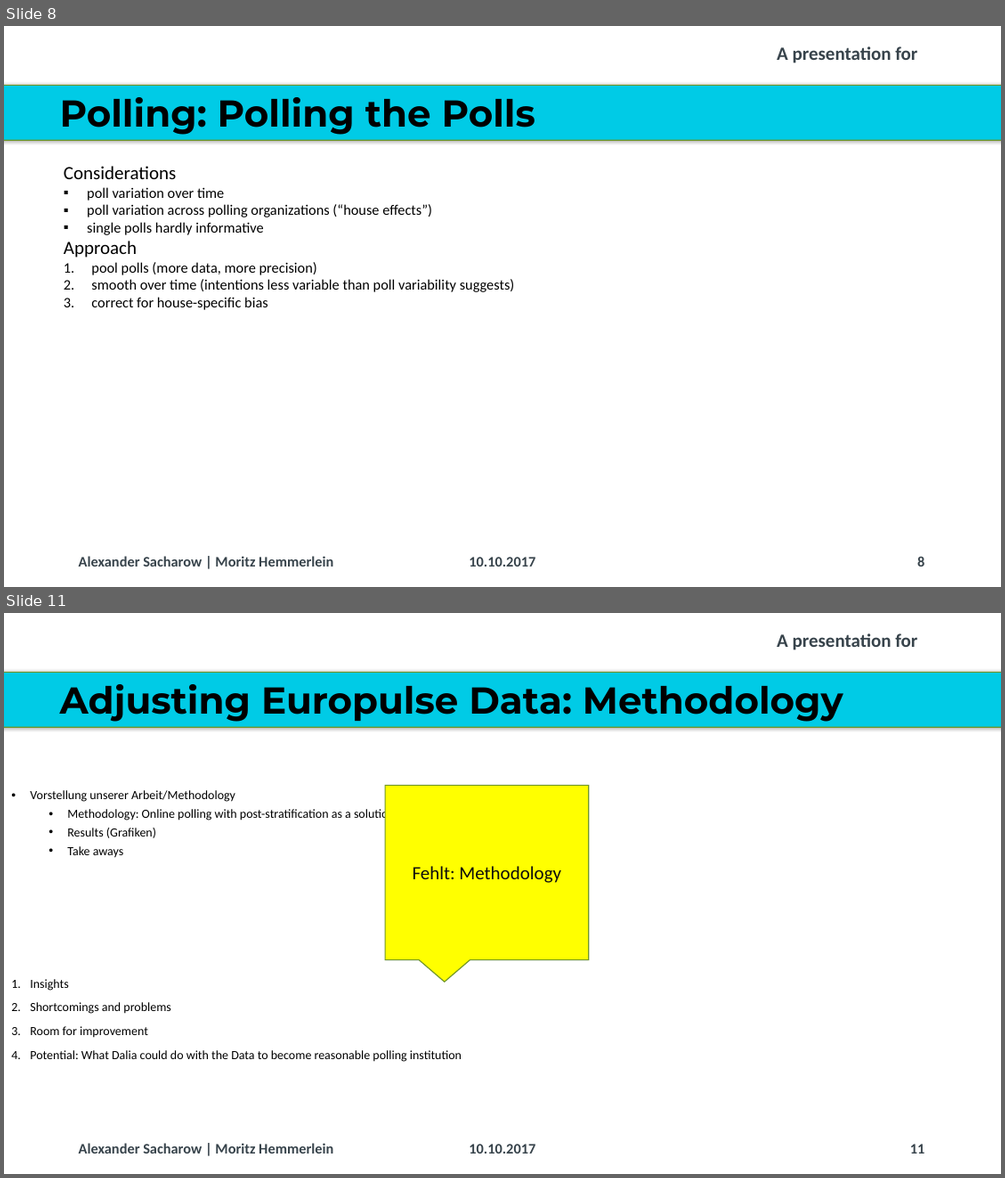
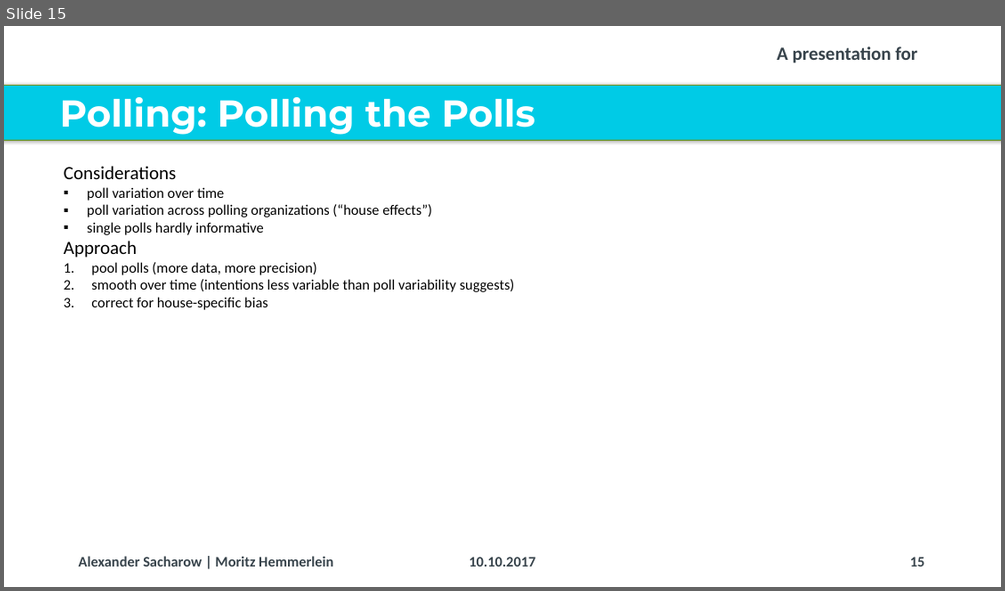
Before and after one commit to Corrod3/ElectionForecasting, a slide deck: Dalia Presentation/20171006_Dalia_Lunchtime Talk_Election Forecasting_v2.pptx. Shown one above the other, each under a label of ours: slides 8 and 11 before the commit, slide 15 after it; the slides between them are not shown. The pictures are 1005x1178 and 1005x591 pixels, drawn with LibreOffice and Linux fonts; fonts in the diff are those of the drawing; background and template pictures are left out. Boxes give left, top, right and bottom in pixels: in the first picture for what was removed or moved away, otherwise in the second. Text is boxed around its words. In the diff, an @@ line names an element or a change of style, - is before the commit and + after.

```diff
--- a/Dalia Presentation/20171006_Dalia_Lunchtime Talk_Election Forecasting_v2.pptx
+++ b/Dalia Presentation/20171006_Dalia_Lunchtime Talk_Election Forecasting_v2.pptx
@@ slide 11 removed at <box>4,613,1001,1174</box>, background #FFFFFF; not listed: 3 template elements that a slide beside it also shows @@
@@ title removed at <box>60,684,843,722</box> @@
-Adjusting Europulse Data: Methodology
@@ text removed at <box>30,790,395,858</box> @@
-• Vorstellung unserer Arbeit/Methodology
-  • Methodology: Online polling with post-stratification as a solution
-  • Results (Grafiken)
-  • Take aways
@@ speech box removed at <box>386,785,589,960</box> @@
-Fehlt: Methodology
@@ text removed at <box>30,979,461,1062</box> @@
-1. Insights
-2. Shortcomings and problems
-3. Room for improvement
-4. Potential: What Dalia could do with the Data to become reasonable polling institution
@@ text removed at <box>469,1143,535,1153</box> @@
-10.10.2017
@@ page number removed at <box>910,1143,925,1153</box> @@
-11
@@ what was slide 8 is now slide 15 @@
@@ slide 15 changed as well @@
@@ title "Polling: Polling the Polls" at <box>60,97,535,135</box>: text colour #000000 to #FFFFFF @@
@@ page number at <box>910,556,925,566</box>: text changed @@
-8
+15
```
Also in this commit, not shown: 13 other slides changed, 1 slide added, 1 other slide removed.
